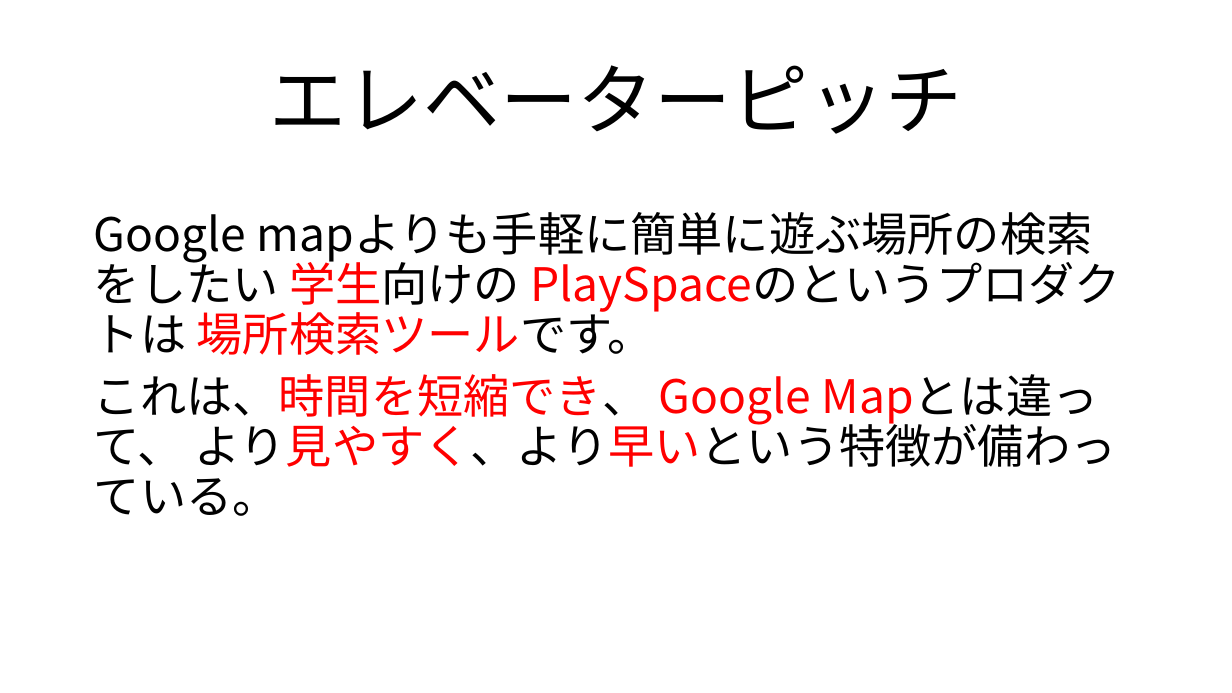
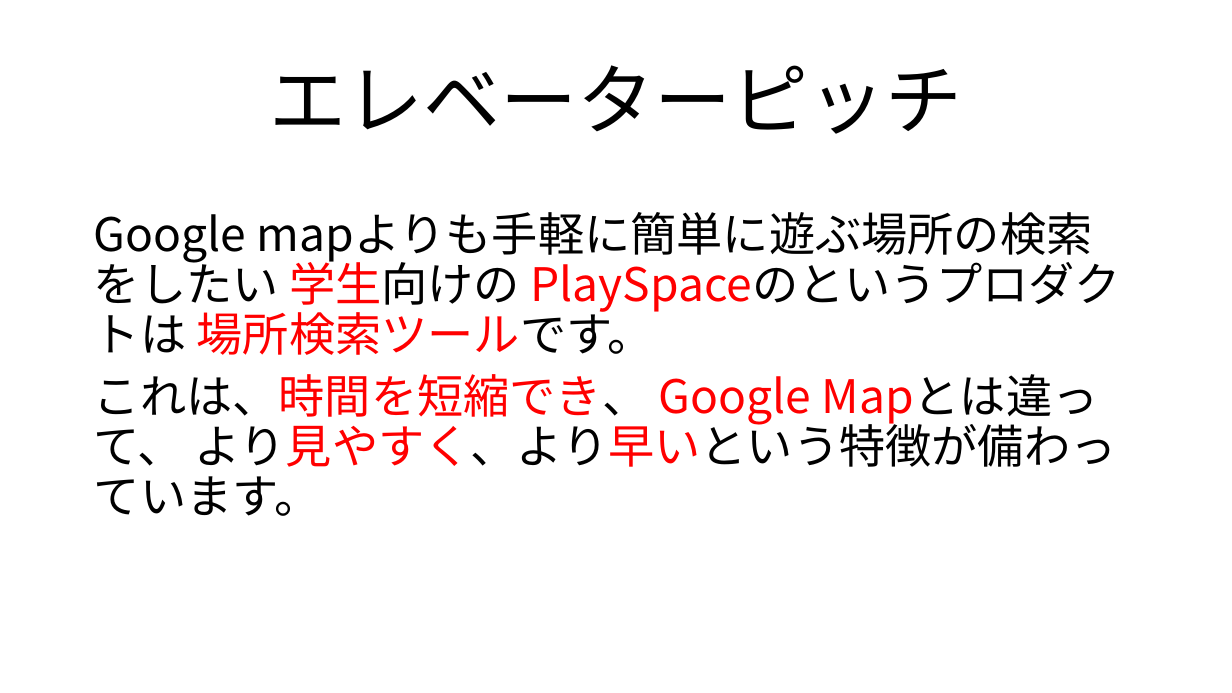
Before and after one commit to limich001/PlaySpace, a slide deck: slide 2 of プレゼンのやつ.pptx. Drawn at 1232x693 pixels with LibreOffice and Linux fonts; fonts in the diff are those of the drawing. Boxes give left, top, right and bottom in pixels: in the first picture for what was removed or moved away, otherwise in the second. Text is boxed around its words. In the diff, an @@ line names an element or a change of style, - is before the commit and + after.

```diff
--- a/プレゼンのやつ.pptx
+++ b/プレゼンのやつ.pptx
@@ text at [94,374,1116,516]: text changed @@
-これは、時間を短縮でき、 Google Mapとは違って、 より見やすく、より早いという特徴が備わっている。
+これは、時間を短縮でき、 Google Mapとは違って、 より見やすく、より早いという特徴が備わっています。
```
Also in this commit, not shown: 8 other slides changed, 3 slides added.
